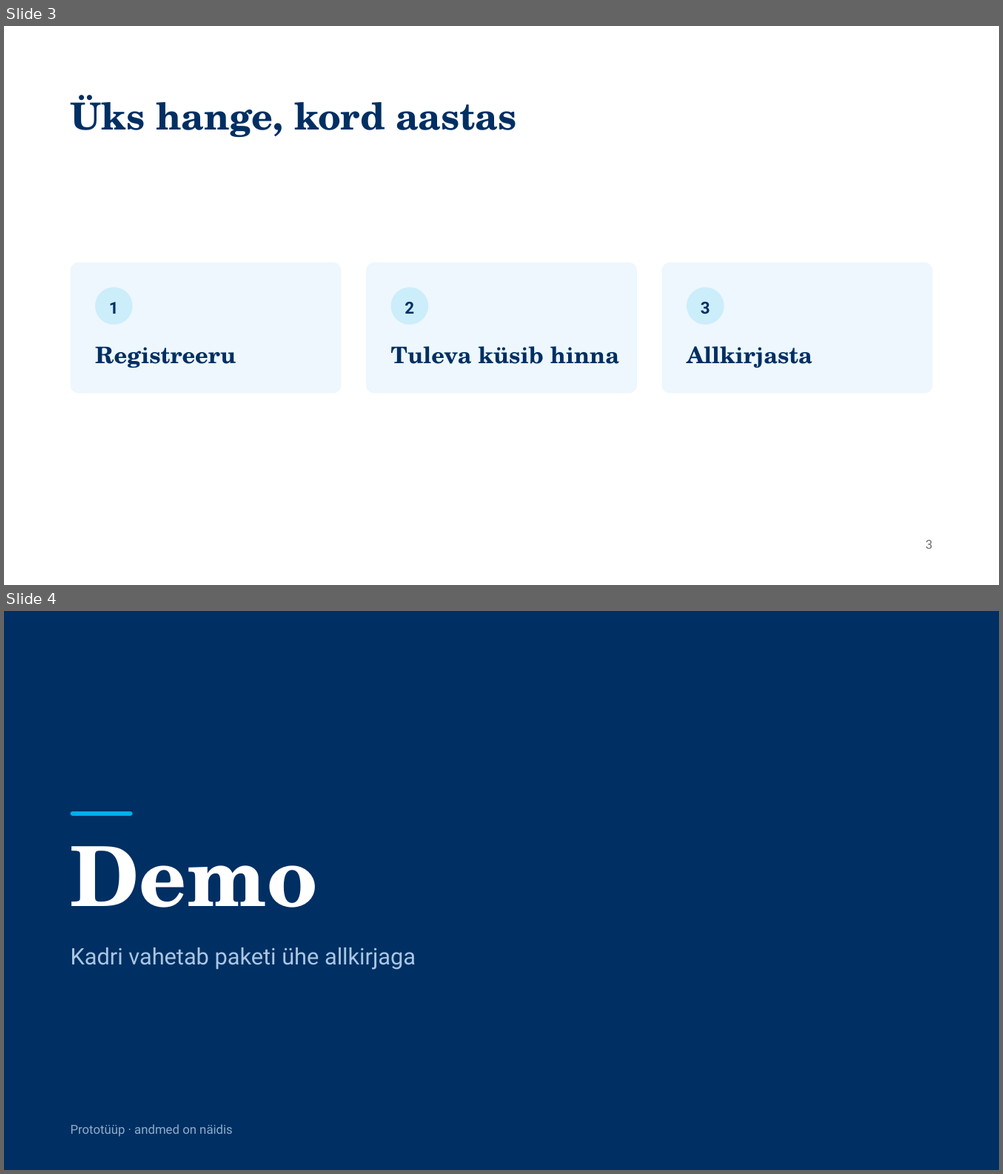
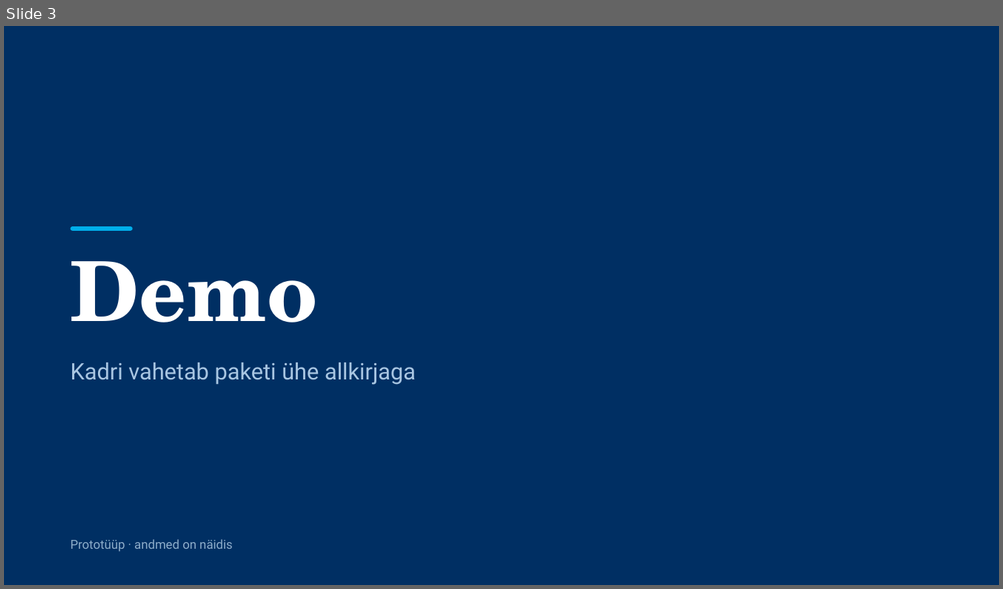
Before and after one commit to ulaurson/tuleva-kogum, a slide deck: esitlus/tuleva-kogum-pitch.pptx. Shown one above the other, each under a label of ours: slides 3 and 4 before the commit, slide 3 after it. The pictures are 1003x1174 and 1003x589 pixels, drawn with LibreOffice and Linux fonts; fonts in the diff are those of the drawing. Boxes give left, top, right and bottom in pixels: in the first picture for what was removed or moved away, otherwise in the second. Text is boxed around its words. In the diff, an @@ line names an element or a change of style, - is before the commit and + after.

```diff
--- a/esitlus/tuleva-kogum-pitch.pptx
+++ b/esitlus/tuleva-kogum-pitch.pptx
@@ slide 3 removed at (4, 26, 999, 585), background #FFFFFF @@
@@ title removed at (71, 95, 517, 138) @@
-Üks hange, kord aastas
@@ rounded rectangle removed at (71, 263, 341, 394) @@
@@ rounded rectangle removed at (366, 263, 637, 394) @@
@@ rounded rectangle removed at (661, 263, 932, 394) @@
@@ rounded rectangle removed at (95, 288, 132, 325) @@
-1
@@ rounded rectangle removed at (391, 288, 429, 325) @@
-2
@@ rounded rectangle removed at (687, 288, 724, 325) @@
-3
@@ text removed at (95, 346, 236, 369) @@
-Registreeru
@@ text removed at (391, 346, 619, 364) @@
-Tuleva küsib hinna
@@ text removed at (686, 346, 812, 368) @@
-Allkirjasta
@@ text removed at (925, 540, 932, 549) @@
-3
@@ what was slide 4 is now slide 3 @@
```
Also in this commit, not shown: 3 slides changed, 8 slides added, 5 other slides removed, 1 other file.
